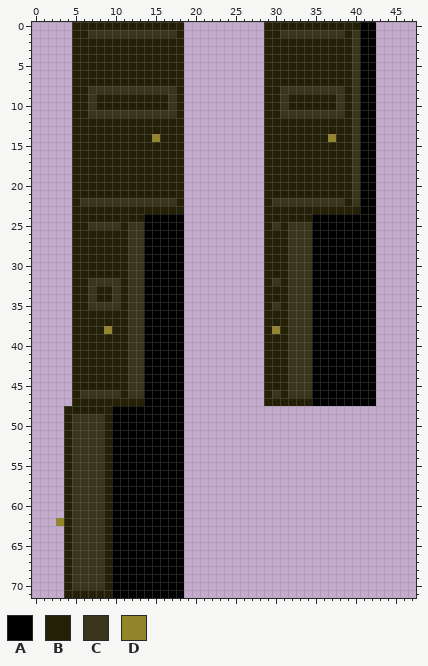
Two versions of one sprite sheet, assets/stairsDoor.png. The picture above is the old version.
The file is 240x360 pixels, drawn in blocks of 5x5; one block is one cell here.
Palette (. is transparent): A #000000  B #242005  C #3a361b  D #92852a
Pixels before (only the part around the change), first column x 0:
 0 .....BBBBBBBBBBBBBB..........BBBBBBBBBBBBAA..
 1 .....BBCCCCCCCCCCCB..........BBCCCCCCCCBCAA..
 2 .....BBBBBBBBBBBBBB..........BBBBBBBBBBBCAA..
 3 .....BBBBBBBBBBBBBB..........BBBBBBBBBBBCAA..
 4 .....BBBBBBBBBBBBBB..........BBBBBBBBBBBCAA..
 5 .....BBBBBBBBBBBBBB..........BBBBBBBBBBBCAA..
 6 .....BBBBBBBBBBBBBB..........BBBBBBBBBBBCAA..
 7 .....BBBBBBBBBBBBBB..........BBBBBBBBBBBCAA..
 8 .....BBCCCCCCCCCCCB..........BBCCCCCCCCBCAA..
 9 .....BBCBBBBBBBBBCB..........BBCBBBBBBCBCAA..
10 .....BBCBBBBBBBBBCB..........BBCBBBBBBCBCAA..
11 .....BBCCCCCCCCCCCB..........BBCCCCCCCCBCAA..
12 .....BBBBBBBBBBBBBB..........BBBBBBBBBBBCAA..
13 .....BBBBBBBBBBBBBB..........BBBBBBBBBBBCAA..
14 .....BBBBBBBBBBDBBB..........BBBBBBBBDBBCAA..
15 .....BBBBBBBBBBBBBB..........BBBBBBBBBBBCAA..
16 .....BBBBBBBBBBBBBB..........BBBBBBBBBBBCAA..
17 .....BBBBBBBBBBBBBB..........BBBBBBBBBBBCAA..
18 .....BBBBBBBBBBBBBB..........BBBBBBBBBBBCAA..
19 .....BBBBBBBBBBBBBB..........BBBBBBBBBBBCAA..
20 .....BBBBBBBBBBBBBB..........BBBBBBBBBBBCAA..
21 .....BBBBBBBBBBBBBB..........BBBBBBBBBBBCAA..
22 .....BCCCCCCCCCCCCB..........BCCCCCCCCCBCAA..
23 .....BBBBBBBBBBBBBB..........BBBBBBBBBBBBAA..
24 .....BBBBBBBBBAAAAA..........BBBBBBAAAAAAAA..
25 .....BBCCCCBCCAAAAA..........BCBCCCAAAAAAAA..
26 .....BBBBBBBCCAAAAA..........BBBCCCAAAAAAAA..
27 .....BBBBBBBCCAAAAA..........BBBCCCAAAAAAAA..
28 .....BBBBBBBCCAAAAA..........BBBCCCAAAAAAAA..
29 .....BBBBBBBCCAAAAA..........BBBCCCAAAAAAAA..
30 .....BBBBBBBCCAAAAA..........BBBCCCAAAAAAAA..
31 .....BBBBBBBCCAAAAA..........BBBCCCAAAAAAAA..
32 .....BBCCCCBCCAAAAA..........BCBCCCAAAAAAAA..
33 .....BBCBBCBCCAAAAA..........BBBCCCAAAAAAAA..
34 .....BBCBBCBCCAAAAA..........BBBCCCAAAAAAAA..
35 .....BBCCCCBCCAAAAA..........BCBCCCAAAAAAAA..
36 .....BBBBBBBCCAAAAA..........BBBCCCAAAAAAAA..
37 .....BBBBBBBCCAAAAA..........BBBCCCAAAAAAAA..
38 .....BBBBDBBCCAAAAA..........BDBCCCAAAAAAAA..
39 .....BBBBBBBCCAAAAA..........BBBCCCAAAAAAAA..
40 .....BBBBBBBCCAAAAA..........BBBCCCAAAAAAAA..
41 .....BBBBBBBCCAAAAA..........BBBCCCAAAAAAAA..
42 .....BBBBBBBCCAAAAA..........BBBCCCAAAAAAAA..
43 .....BBBBBBBCCAAAAA..........BBBCCCAAAAAAAA..
44 .....BBBBBBBCCAAAAA..........BBBCCCAAAAAAAA..
45 .....BBBBBBBCCAAAAA..........BBBCCCAAAAAAAA..
46 .....BCCCCCBCCAAAAA..........BCBCCCAAAAAAAA..
47 .....BBBBBBBBBAAAAA..........BBBBBBAAAAAAAA..
48 ....BBBBBBAAAAAAAAA..........................
49 ....BCCCCBAAAAAAAAA..........................
50 ....BCCCCBAAAAAAAAA..........................
51 ....BCCCCBAAAAAAAAA..........................
52 ....BCCCCBAAAAAAAAA..........................
53 ....BCCCCBAAAAAAAAA..........................
54 ....BCCCCBAAAAAAAAA..........................
55 ....BCCCCBAAAAAAAAA..........................
56 ....BCCCCBAAAAAAAAA..........................
57 ....BCCCCBAAAAAAAAA..........................
58 ....BCCCCBAAAAAAAAA..........................
59 ....BCCCCBAAAAAAAAA..........................
60 ....BCCCCBAAAAAAAAA..........................
61 ....BCCCCBAAAAAAAAA..........................
62 ...DBCCCCBAAAAAAAAA..........................
63 ....BCCCCBAAAAAAAAA..........................
64 ....BCCCCBAAAAAAAAA..........................
65 ....BCCCCBAAAAAAAAA..........................
66 ....BCCCCBAAAAAAAAA..........................
67 ....BCCCCBAAAAAAAAA..........................
68 ....BCCCCBAAAAAAAAA..........................
69 ....BCCCCBAAAAAAAAA..........................
70 ....BCCCCBAAAAAAAAA..........................
71 ....BBBBBBAAAAAAAAA..........................
The result:
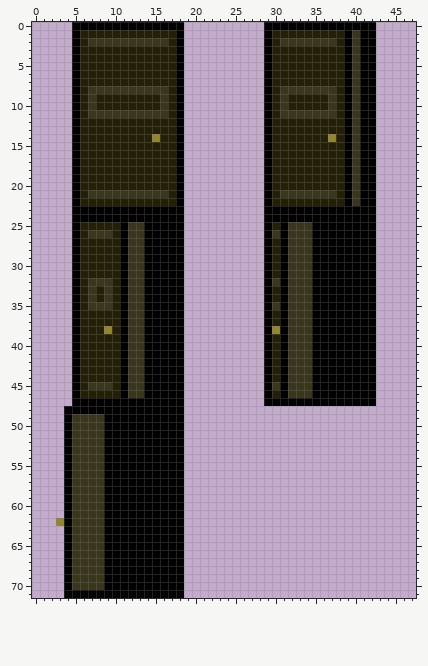
Message: Add outlines to doors and add background
From old to new:
Changed rows in their new state; - is an unchanged pixel.
first column x 4:
 0 -AAAAAAAAAAAAAA----------AAAAAAAAAAAA
 1 -A-BBBBBBBBBBBA----------A-BBBBBBBBA-
 2 -A-CCCCCCCCCC-A----------A-CCCCCCC-A-
 3 -A------------A----------A---------A-
 4 -A------------A----------A---------A-
 5 -A------------A----------A---------A-
 6 -A------------A----------A---------A-
 7 -A------------A----------A---------A-
 8 -A-----------BA----------A--------BA-
 9 -A----------CBA----------A-------CBA-
10 -A----------CBA----------A-------CBA-
11 -A-----------BA----------A--------BA-
12 -A------------A----------A---------A-
13 -A------------A----------A---------A-
14 -A------------A----------A---------A-
15 -A------------A----------A---------A-
16 -A------------A----------A---------A-
17 -A------------A----------A---------A-
18 -A------------A----------A---------A-
19 -A------------A----------A---------A-
20 -A------------A----------A---------A-
21 -A-CCCCCCCCCC-A----------A-CCCCCCC-A-
22 -ABBBBBBBBBBBBA----------ABBBBBBBBBA-
23 -AAAAAAAAAAAAAA----------AAAAAAAAAAAA
24 -AAAAAAAAA---------------AAAAAA------
25 -A-BBBBA-----------------ABA---------
26 -A-CCC-A-----------------ACA---------
27 -A-----A-----------------A-A---------
28 -A-----A-----------------A-A---------
29 -A-----A-----------------A-A---------
30 -A-----A-----------------A-A---------
31 -A-----A-----------------A-A---------
32 -A----BA-----------------A-A---------
33 -A---CBA-----------------A-A---------
34 -A---CBA-----------------A-A---------
35 -A----BA-----------------A-A---------
36 -A-----A-----------------A-A---------
37 -A-----A-----------------A-A---------
38 -A-----A-----------------A-A---------
39 -A-----A-----------------A-A---------
40 -A-----A-----------------A-A---------
41 -A-----A-----------------A-A---------
42 -A-----A-----------------A-A---------
43 -A-----A-----------------A-A---------
44 -A-----A-----------------A-A---------
45 -A-CCC-A-----------------ACA---------
46 -ABBBBBA-----------------ABA---------
47 -AAAAAAAAA---------------AAAAAA------
48 AAAAAA-------------------------------
49 A----A-------------------------------
50 A----A-------------------------------
51 A----A-------------------------------
52 A----A-------------------------------
53 A----A-------------------------------
54 A----A-------------------------------
55 A----A-------------------------------
56 A----A-------------------------------
57 A----A-------------------------------
58 A----A-------------------------------
59 A----A-------------------------------
60 A----A-------------------------------
61 A----A-------------------------------
62 A----A-------------------------------
63 A----A-------------------------------
64 A----A-------------------------------
65 A----A-------------------------------
66 A----A-------------------------------
67 A----A-------------------------------
68 A----A-------------------------------
69 A----A-------------------------------
70 A----A-------------------------------
71 AAAAAA-------------------------------
